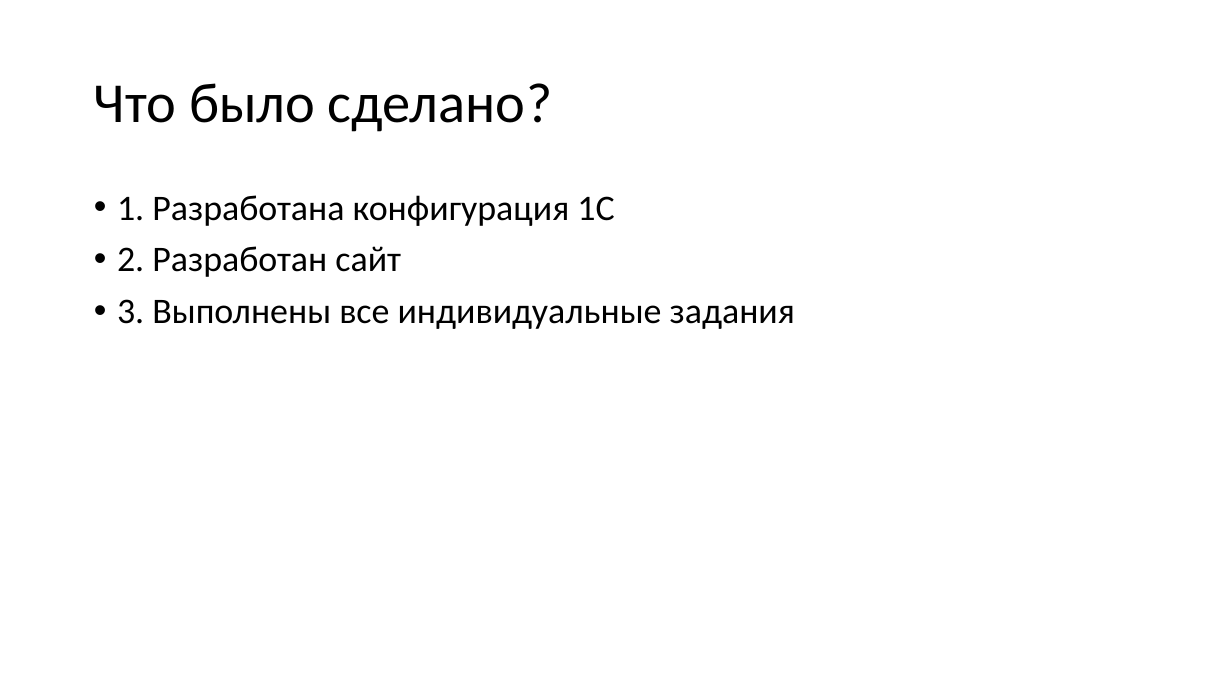
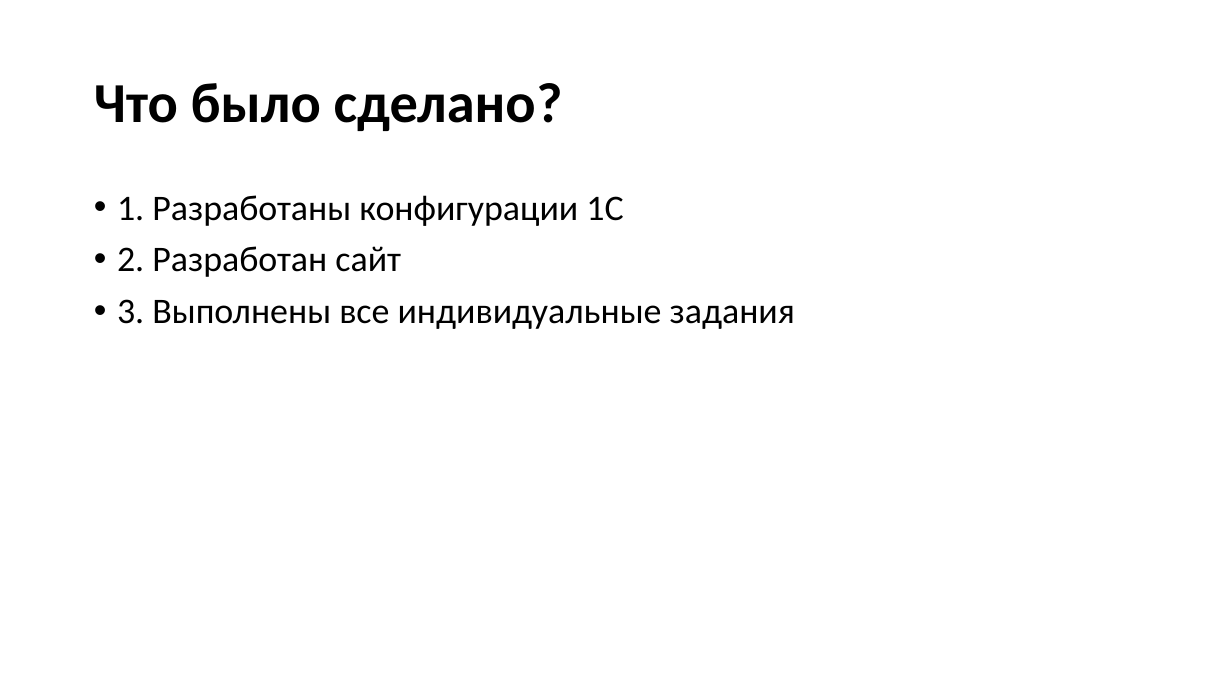
Before and after one commit to mi1nor/present, a slide deck: slide 4 of алгоритм.pptx. Drawn at 1232x693 pixels with LibreOffice and Linux fonts; fonts in the diff are those of the drawing. Boxes give left, top, right and bottom in pixels: in the first picture for what was removed or moved away, otherwise in the second. Text is boxed around its words. In the diff, an @@ line names an element or a change of style, - is before the commit and + after.

Commit message:
hot fix

```diff
--- a/алгоритм.pptx
+++ b/алгоритм.pptx
@@ title "Что было сделано?" at <box>94,83,563,131</box>: bold on @@
@@ text at <box>117,195,623,226</box>: text changed @@
-• 1. Разработана конфигурация 1С
+• 1. Разработаны конфигурации 1С
```
Also in this commit, not shown: 7 other slides changed.
